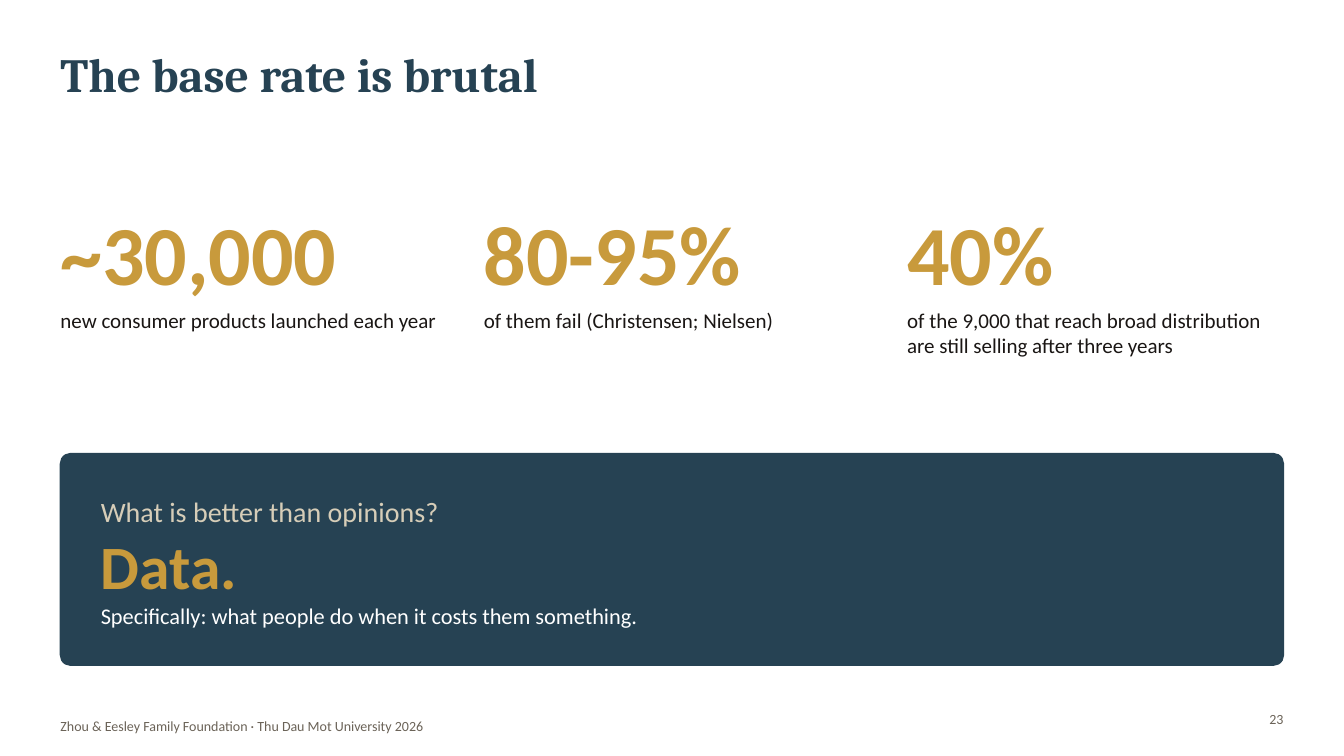
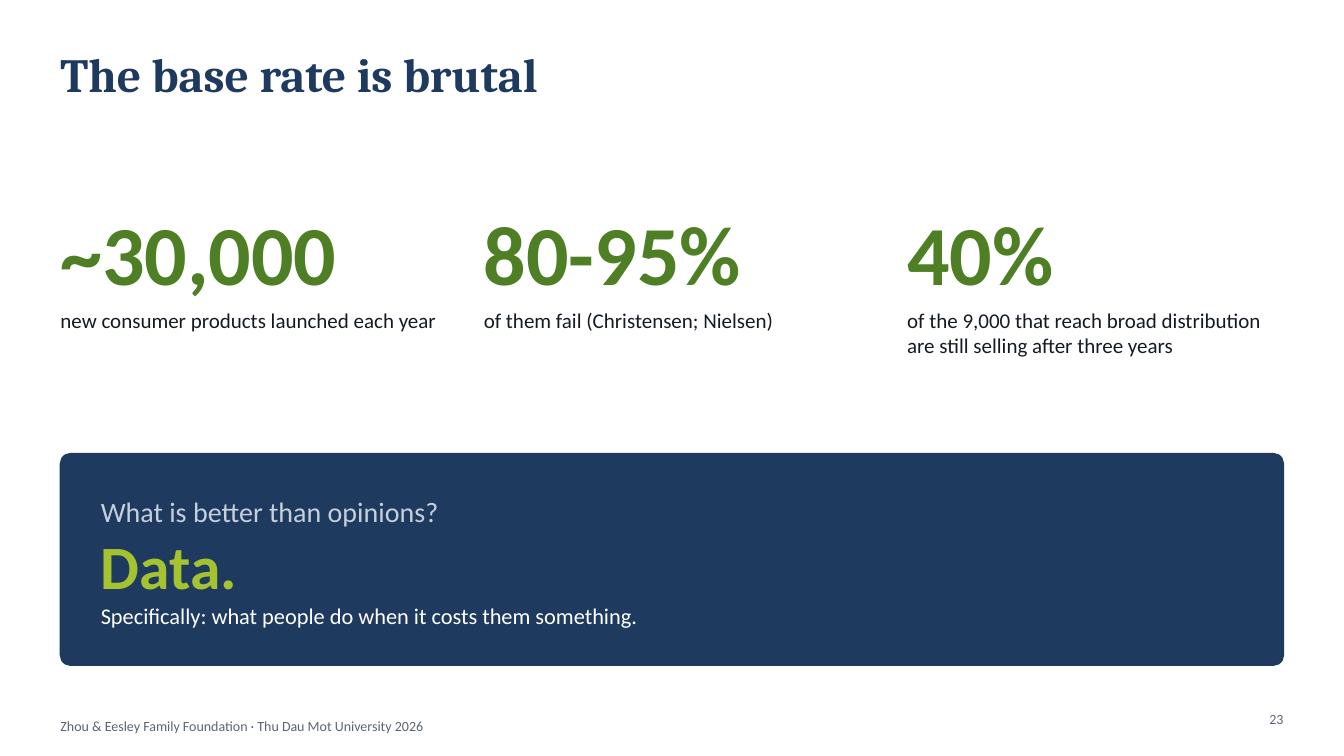
Before and after one commit to nnj24xbfp8-wq/projectkla, a slide deck: slide 23 of decks/Eesley_TDMU_Vietnam_Dec18.pptx. Drawn at 1344x756 pixels with LibreOffice and Linux fonts; fonts in the diff are those of the drawing; background and template pictures are left out. Boxes give left, top, right and bottom in pixels: in the first picture for what was removed or moved away, otherwise in the second. Text is boxed around its words. In the diff, an @@ line names an element or a change of style, - is before the commit and + after.

```diff
--- a/decks/Eesley_TDMU_Vietnam_Dec18.pptx
+++ b/decks/Eesley_TDMU_Vietnam_Dec18.pptx
@@ text colour #C89A3C to #4F7F24 in 3 elements at [60, 230, 336, 296], [484, 227, 741, 286], [907, 227, 1053, 286] @@
@@ text colour #1A1614 to #141B24 in 3 elements at [60, 313, 436, 332], [484, 313, 773, 331], [907, 313, 1261, 357] @@
@@ rounded rectangle at [60, 454, 1284, 665]: fill #264253 to #1E3A5F; outline #264253 1 pt to #1E3A5F 1 pt @@
@@ text at [101, 502, 439, 590]: text colour #D6CDB8 to #C5D0DC in "What is better than opinions?"; text colour #C89A3C to #A5C331 in "Data." @@
@@ text "Zhou & Eesley Family Foundation ..." at [60, 721, 423, 733]: text colour #6B6358 to #5A6675 @@
@@ page number at [1269, 715, 1283, 724]: text colour #6B6358 to #5A6675 @@
```
Also in this commit, not shown: 35 other slides changed, 6 other files.
